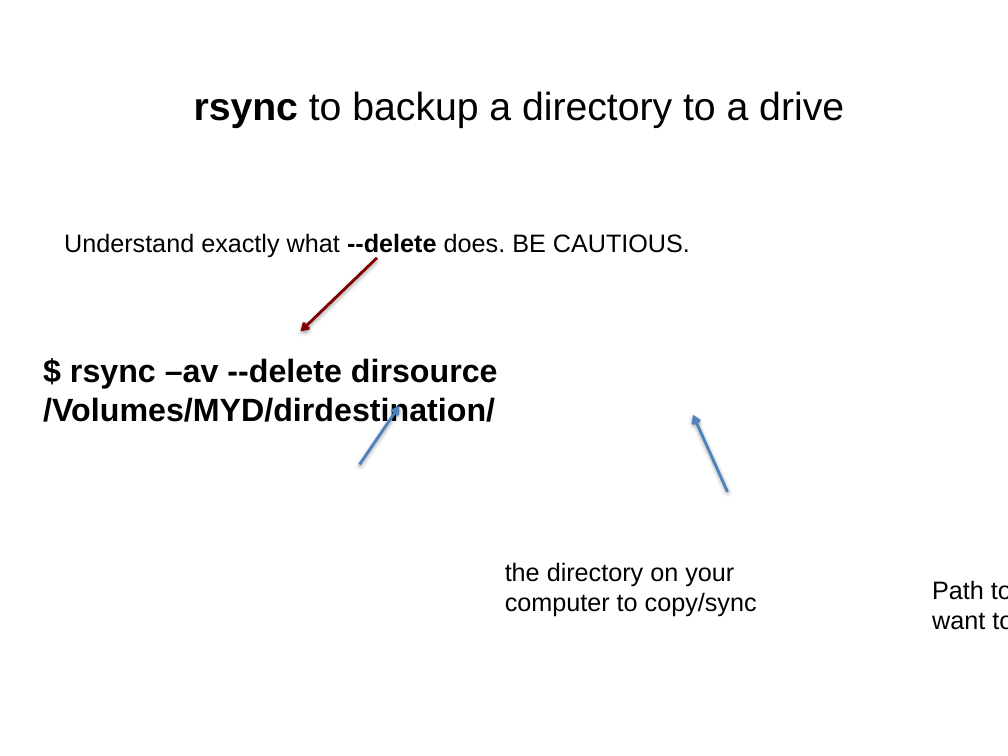
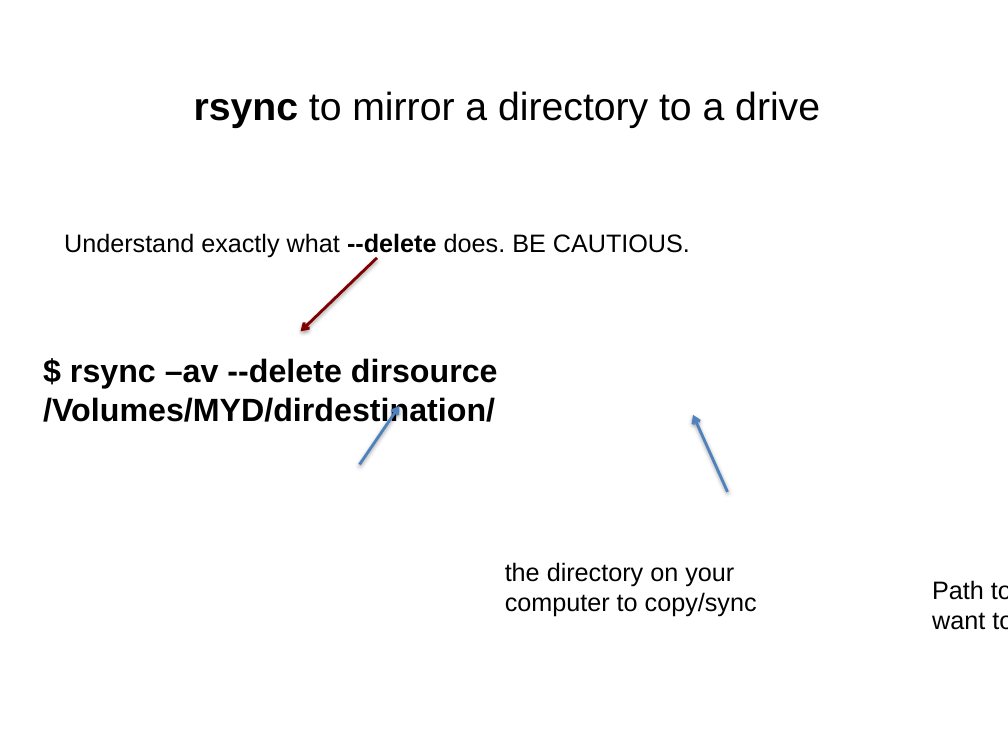
Before and after one commit to tparchman/F25_BIOL792, a slide deck: slide 7 of week3_unixIII/week3.pptx. Drawn at 1008x756 pixels with LibreOffice and Linux fonts; fonts in the diff are those of the drawing. Boxes give left, top, right and bottom in pixels: in the first picture for what was removed or moved away, otherwise in the second. Text is boxed around its words. In the diff, an @@ line names an element or a change of style, - is before the commit and + after.

```diff
--- a/week3_unixIII/week3.pptx
+++ b/week3_unixIII/week3.pptx
@@ text at bbox=[194, 91, 820, 128]: text changed @@
-rsync to backup a directory to a drive
+rsync to mirror a directory to a drive
```
Also in this commit, not shown: 3 other slides changed, 2 other files.
